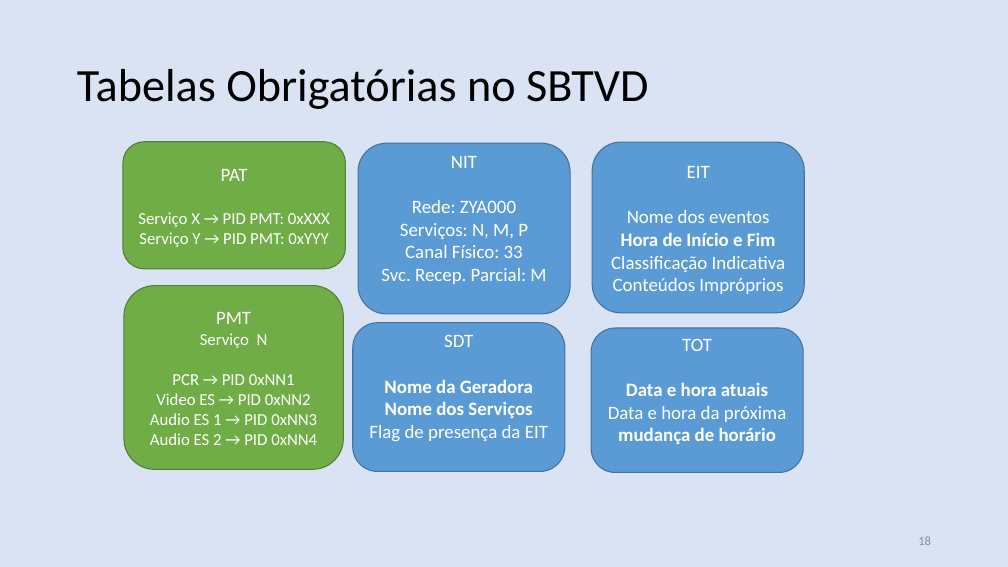
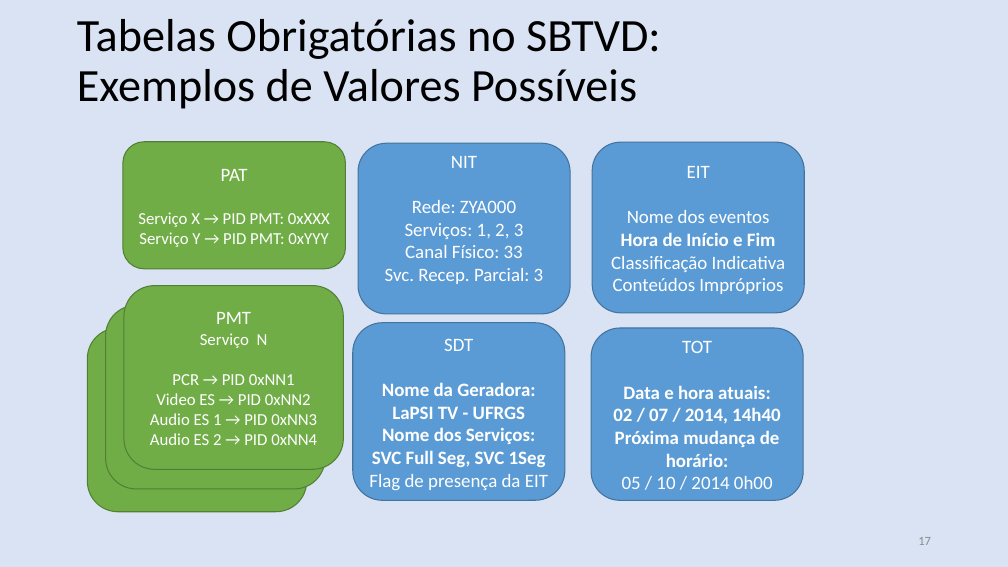
Before and after one commit to nasall2/TCC, a slide deck: slide 17 of relatorio/abntex2-modelos-1.9.2/figuras/apresentacao.pptx (slide 18 before the commit). Drawn at 1008x567 pixels with LibreOffice and Linux fonts; fonts in the diff are those of the drawing. Boxes give left, top, right and bottom in pixels: in the first picture for what was removed or moved away, otherwise in the second. Text is boxed around its words. In the diff, an @@ line names an element or a change of style, - is before the commit and + after.

```diff
--- a/relatorio/abntex2-modelos-1.9.2/figuras/apresentacao.pptx
+++ b/relatorio/abntex2-modelos-1.9.2/figuras/apresentacao.pptx
@@ text at (77,19,661,109): text changed @@
-Tabelas Obrigatórias no SBTVD
+Tabelas Obrigatórias no SBTVD: Exemplos de Valores Possíveis
@@ text in rounded rectangle at (405,223,524,239): text changed @@
-Serviços: N, M, P
+Serviços: 1, 2, 3
@@ text in rounded rectangle at (385,268,544,284): text changed @@
-Svc. Recep. Parcial: M
+Svc. Recep. Parcial: 3
@@ rounded rectangle added at (87,328,306,512), fill #70AD47, outline #538035 1 pt @@
@@ rounded rectangle added at (106,306,325,489), fill #70AD47, outline #538035 1 pt @@
@@ rounded rectangle "SDT": place and size @@
-rounded rectangle "SDT" at (353,323,566,472)
+rounded rectangle "SDT" at (353,323,566,501)
@@ rounded rectangle "TOT": place and size @@
-rounded rectangle "TOT" at (591,328,804,473)
+rounded rectangle "TOT" at (591,328,804,501)
@@ text in rounded rectangle at (372,382,546,467): text changed @@
-Nome da Geradora
-Nome dos Serviços
+Nome da Geradora:
+LaPSI TV - UFRGS
+Nome dos Serviços:
+SVC Full Seg, SVC 1Seg
@@ text in rounded rectangle at (613,385,780,489): text changed @@
-Data e hora atuais
-Data e hora da próxima mudança de horário
+Data e hora atuais:
+02 / 07 / 2014, 14h40
+Próxima mudança de horário:
+05 / 10 / 2014 0h00
@@ page number at (918,537,931,545): text changed @@
-18
+17
```
Also in this commit, not shown: 17 other slides changed, 3 slides removed, 1 other file.
